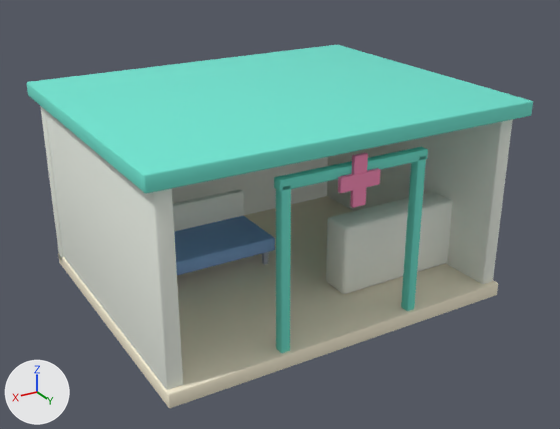
The FBX model Assets/Festival/Art/Resources/FestivalMedical.fbx, before and after one commit.
Rendered twice from a 50 mm camera at (6.09, 10.5, 6.44) aimed at (0.0, 0.35, 1.36). Lighting does not change. The marker at lower left points along +X, +Y and +Z. The first picture is the older version.

Objects in the first picture: 'FestivalMedical Blue__Blue', 'FestivalMedical Cream__Cream', 'FestivalMedical Metal__Metal', 'FestivalMedical Mint__Mint', 'FestivalMedical Rose__Rose', 'FestivalMedical White__White'.
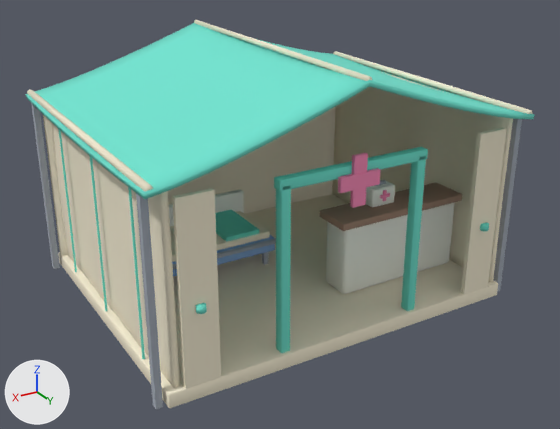
Where the newer file only moved an object's origin or applied its transform, the numbers keep the older frame.

The change, as a list of edits to the scene's bpy script:
```text
Change me_festivalmedical_metal__metal:
    remove me_festivalmedical_metal__metal.from_pydata(...)  # 32 vertices, 24 faces; spans x -0.04..2.44, y -0.04..1.04, z -0.14..0.14
    add me_festivalmedical_metal__metal.from_pydata(...)  # 104 vertices, 74 faces; spans x -0.05..6.25, y -0.05..4.77, z -1.58..1.58
    me_festivalmedical_metal__metal part 6: a new loose piece, a box spanning x -0.05..0.05, y 4.66..4.77, z -1.58..1.58, in mat_festivalmetal (grey #a4acb6)
    me_festivalmedical_metal__metal part 7: a new loose piece, a box spanning x 6.15..6.25, y -0.05..0.05, z -1.58..1.58, in mat_festivalmetal (grey #a4acb6)
    me_festivalmedical_metal__metal part 8: a new loose piece, a box spanning x 6.15..6.25, y 4.66..4.77, z -1.58..1.58, in mat_festivalmetal (grey #a4acb6)
    me_festivalmedical_metal__metal part 9: a new loose piece, an 8-sided cylinder along x spanning x 2.94..5.66, y 2.305..2.395, z -0.925..-0.835, in mat_festivalmetal (grey #a4acb6)
    other edits to the shape of me_festivalmedical_metal__metal do not show in these pictures
Change me_festivalmedical_mint__mint:
    remove me_festivalmedical_mint__mint.from_pydata(...)  # 224 vertices, 216 faces; spans x -3.15..3.15, y -2.6..2.6, z -3.02..0.12
    add me_festivalmedical_mint__mint.from_pydata(...)  # 240 vertices, 202 faces; spans x -2.55..2.55, y 2.28..2.59, z -3.02..-0.37
    me_festivalmedical_mint__mint part 10: a new loose piece, an 18-sided cylinder along z spanning x -2.55..-2.41, y 2.45..2.59, z -1.9..-1.8, in mat_festivalmint (cyan #6fe5d1)
    me_festivalmedical_mint__mint part 11: a new loose piece, an 18-sided cylinder along z spanning x 2.41..2.55, y 2.45..2.59, z -1.9..-1.8, in mat_festivalmint (cyan #6fe5d1)
    me_festivalmedical_mint__mint part 12: the loose piece of 56 vertices spanning x -3.15..3.15, y -2.6..2.6, z -0.12..0.12 is deleted
    other edits to the shape of me_festivalmedical_mint__mint do not show in these pictures
Change me_festivalmedical_white__white:
    remove me_festivalmedical_white__white.from_pydata(...)  # 280 vertices, 270 faces; spans x -3.0..3.0, y -0.12..4.75, z -1.52..1.52
    add me_festivalmedical_white__white.from_pydata(...)  # 224 vertices, 216 faces; spans x -2.8..2.55, y 1.03..3.88, z -1.38..0.25
    me_festivalmedical_white__white part 1: the loose piece of 56 vertices spanning x -2.8..-0.5, y 3.32..3.88, z -1.38..-0.19 is copied, and the copy is scaled about its middle by (0.195, 0.527, 0.253), then moved by (0.23, -0.11, 0.87); it spans x -1.65..-1.18, y 3.35..3.63, z -0.07..0.25
    me_festivalmedical_white__white part 2: the loose piece of 56 vertices spanning x -3.0..3.0, y -0.12..0.12, z -1.52..1.52 is deleted
    me_festivalmedical_white__white part 3: the loose piece of 56 vertices spanning x -2.97..-2.72, y -0.05..4.75, z -1.52..1.52 is deleted
    me_festivalmedical_white__white part 4: the loose piece of 56 vertices spanning x 2.72..2.97, y -0.05..4.75, z -1.52..1.52 is deleted
    me_festivalmedical_white__white part 5: 4 vertices moved within x -0.14..2.54, y 1.16, z -1.04..-0.41; 4 vertices removed from x -0.14..2.54, y 1.16, z -1.04..-0.41; 4 vertices added at x -0.14..2.54, y 1.17, z -1.04..-0.41
    other edits to the shape of me_festivalmedical_white__white do not show in these pictures
Change ob_festivalmedical_metal__metal:
    ob_festivalmedical_metal__metal.location: (0.0, -1.15, 0.37) -> (-3.1, -2.36, 1.58)
Add ob_festivalmedical_canvasmint__canvasmint:
    ob_festivalmedical_canvasmint__canvasmint = bpy.data.objects.new('FestivalMedical CanvasMint__CanvasMint', me_festivalmedical_canvasmint__canvasmint)  # 498 vertices, 482 faces; spans x -3.18..3.18, y -2.62..2.62, z 0.13..4.08; in mat_festivalcanvasmint (cyan #6fe5d1)
    ob_festivalmedical_canvasmint__canvasmint.location = (0.0, 0.0, 0.0)
Add ob_festivalmedical_wood__wood:
    ob_festivalmedical_wood__wood = bpy.data.objects.new('FestivalMedical Wood__Wood', me_festivalmedical_wood__wood)  # 56 vertices, 54 faces; spans x -1.24..1.24, y -0.34..0.34, z -0.06..0.06; in mat_festivalwood (beige #a88976)
    ob_festivalmedical_wood__wood.location = (-1.65, 1.24, 1.49)
Add ob_festivalmedical_canvascream__canvascream:
    ob_festivalmedical_canvascream__canvascream = bpy.data.objects.new('FestivalMedical CanvasCream__CanvasCream', me_festivalmedical_canvascream__canvascream)  # 940 vertices, 910 faces; spans x -3.16..3.16, y -2.6..2.6, z 0.1..4.13; in mat_festivalcanvascream (pale yellow #f5ecd3)
    ob_festivalmedical_canvascream__canvascream.location = (0.0, 0.0, 0.0)
```

Changed parts and their boxes (x1, y1, x2, y2) in the pictures (560 x 429 px; the box of a moved part takes in the faces that stretch with it):
'FestivalMedical CanvasCream__CanvasCream', added (pale yellow)
    after: (27, 20, 533, 389)
'FestivalMedical Mint__Mint', reshaped (42% narrower, 33% shorter)
    before: (26, 45, 533, 353)
    after: (195, 147, 489, 353)
'FestivalMedical White__White', reshaped
    before: (40, 106, 513, 390)
    after: (169, 180, 455, 294)
'FestivalMedical CanvasMint__CanvasMint', added (cyan)
    after: (25, 23, 535, 359)
'FestivalMedical Metal__Metal', reshaped, moved (mostly hidden)
    before: (262, 252, 268, 265)
    after: (31, 103, 522, 409)
'FestivalMedical Wood__Wood', added (beige)
    after: (320, 183, 462, 231)
part 1 of me_festivalmedical_white__white, added
    after: (366, 180, 395, 207)
part 2 of me_festivalmedical_white__white, deleted (mostly hidden)
    before: (40, 106, 328, 263)
part 3 of me_festivalmedical_white__white, deleted
    before: (327, 119, 513, 284)
part 4 of me_festivalmedical_white__white, deleted
    before: (46, 111, 183, 390)
part 5 of me_festivalmedical_white__white, moved or reshaped
    before: (173, 192, 244, 231)
    after: (169, 192, 244, 227)
part 6 of me_festivalmedical_metal__metal, added
    after: (493, 119, 522, 292)
part 7 of me_festivalmedical_metal__metal, added
    after: (31, 103, 60, 269)
part 8 of me_festivalmedical_metal__metal, added
    after: (136, 185, 163, 409)
part 9 of me_festivalmedical_metal__metal, added (mostly hidden)
    after: (172, 238, 276, 270)
part 10 of me_festivalmedical_mint__mint, added
    after: (480, 222, 489, 231)
part 11 of me_festivalmedical_mint__mint, added
    after: (195, 302, 207, 314)
part 12 of me_festivalmedical_mint__mint, deleted (cyan)
    before: (26, 45, 533, 194)
'FestivalMedical Blue__Blue', unchanged, covered by the edit
    before: (174, 216, 275, 275)
    after: (172, 235, 275, 276)
